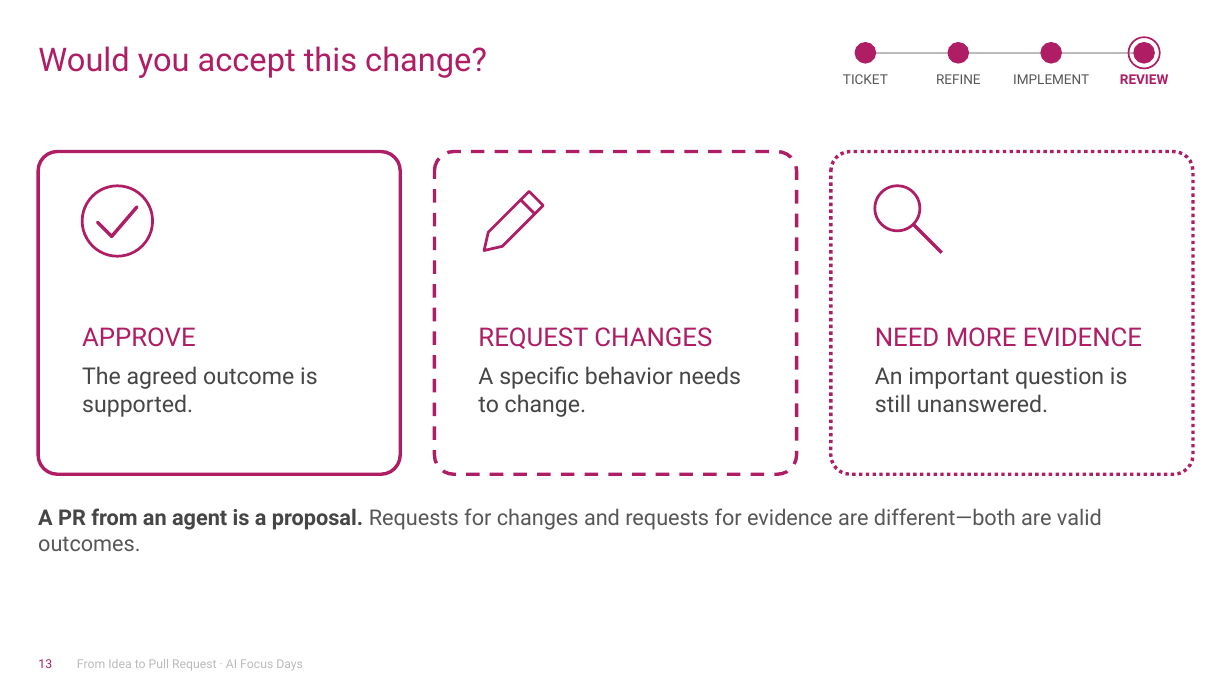
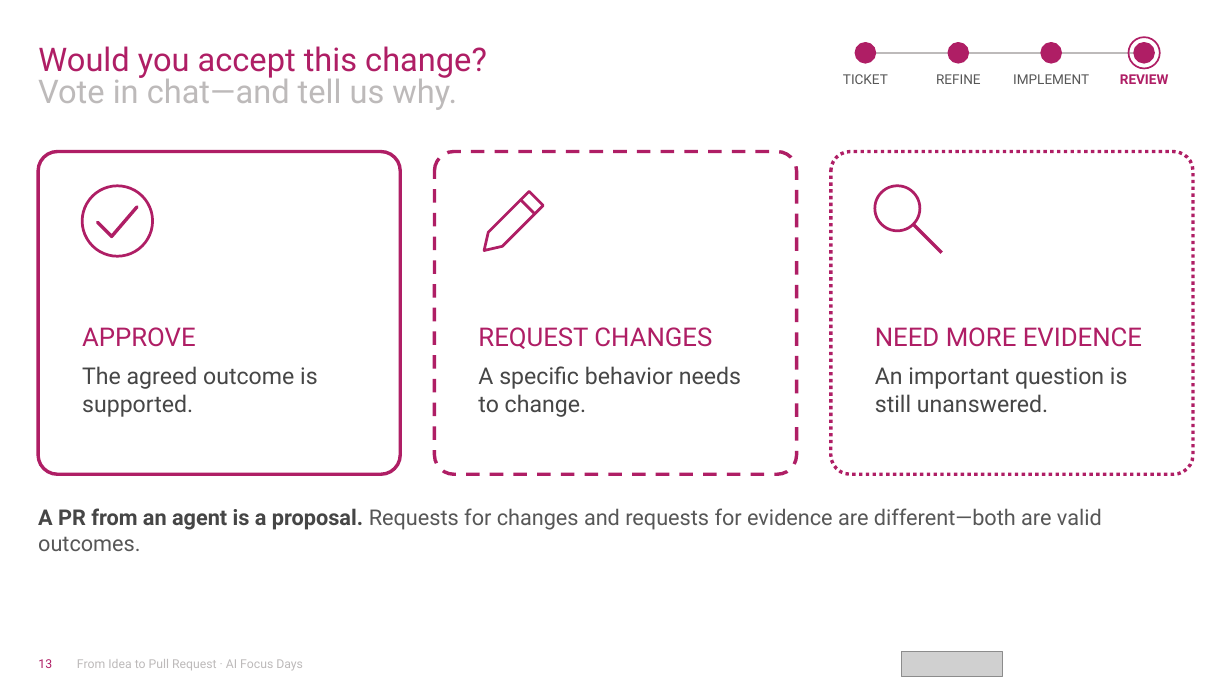
Before and after one commit to jasperfue/travel-ready, a slide deck: slide 13 of workshop/From Idea to Pull Request.pptx. Drawn at 1232x693 pixels with LibreOffice and Linux fonts; fonts in the diff are those of the drawing; grey boxes stand for pictures; background and template pictures are left out. Boxes give left, top, right and bottom in pixels: in the first picture for what was removed or moved away, otherwise in the second. Text is boxed around its words. In the diff, an @@ line names an element or a change of style, - is before the commit and + after.

```diff
--- a/workshop/From Idea to Pull Request.pptx
+++ b/workshop/From Idea to Pull Request.pptx
@@ text added at (x1=38, y1=73, x2=457, y2=110), 24 pt, text #BDBABA @@
+Vote in chat—and tell us why.
@@ picture added at (x1=902, y1=651, x2=1002, y2=677) @@
```
Also in this commit, not shown: 23 other slides changed, 1 slide added, 4 other files.
